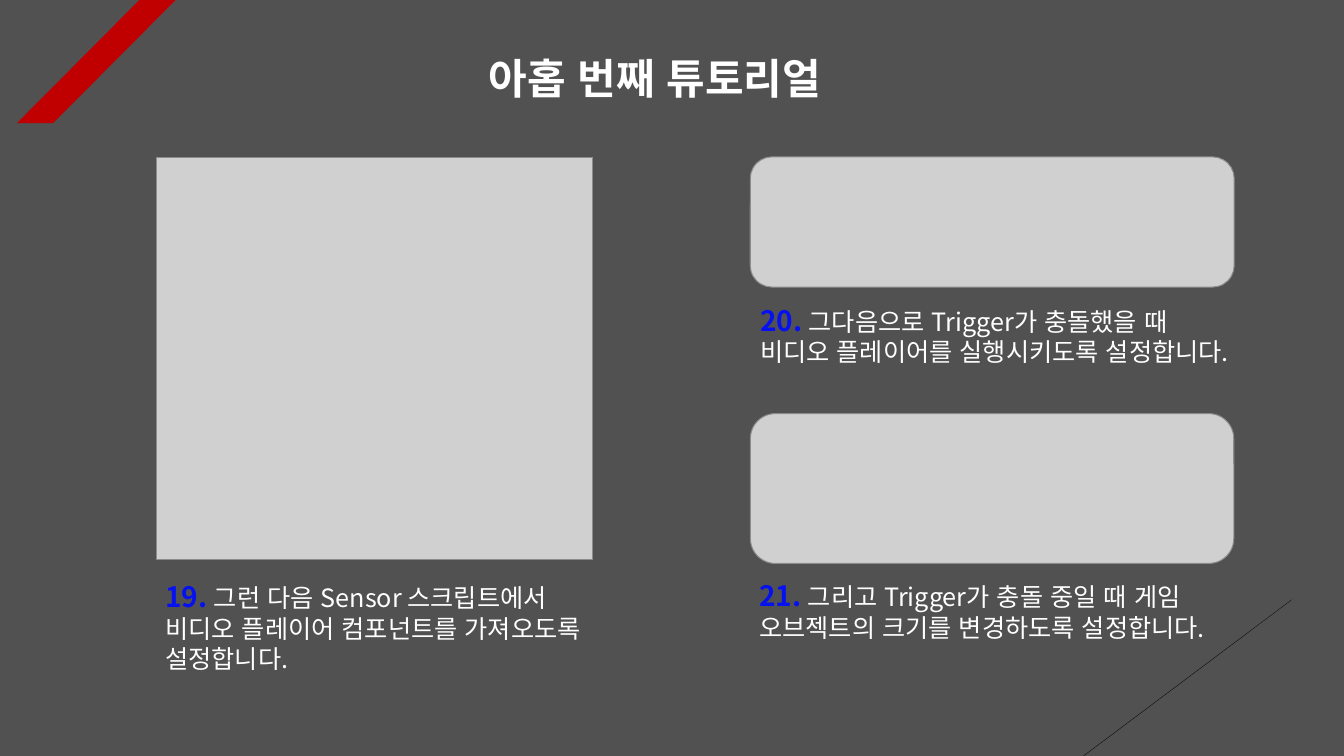
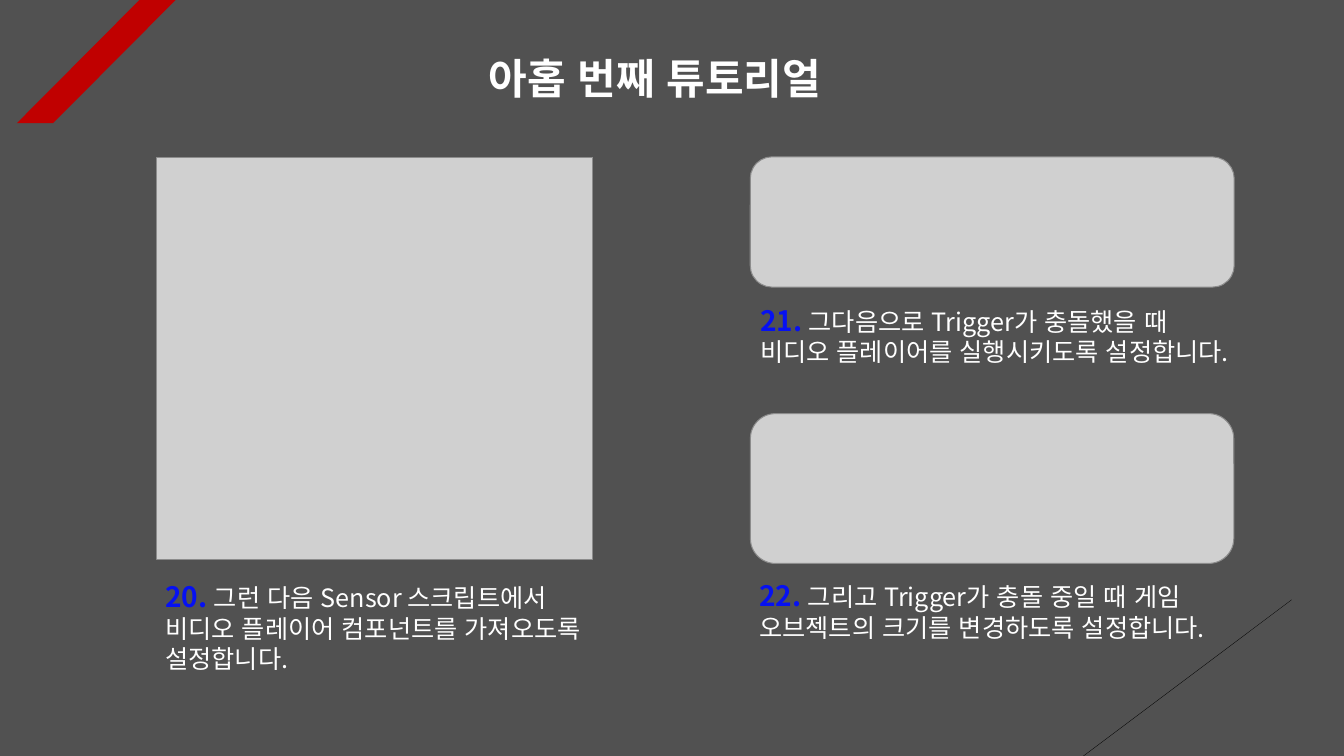
Before and after one commit to Unity2033/3D-UnityEngine, a slide deck: slide 9 of Assets/Class/Collision/PPT Data/Collision Example.pptx. Drawn at 1344x756 pixels with LibreOffice and Linux fonts; fonts in the diff are those of the drawing; grey boxes stand for pictures. Boxes give left, top, right and bottom in pixels: in the first picture for what was removed or moved away, otherwise in the second. Text is boxed around its words. In the diff, an @@ line names an element or a change of style, - is before the commit and + after.

```diff
--- a/Assets/Class/Collision/PPT Data/Collision Example.pptx
+++ b/Assets/Class/Collision/PPT Data/Collision Example.pptx
@@ text at [760, 310, 1229, 363]: text changed @@
-20. 그다음으로 Trigger가 충돌했을 때 비디오 플레이어를 실행시키도록 설정합니다.
+21. 그다음으로 Trigger가 충돌했을 때 비디오 플레이어를 실행시키도록 설정합니다.
@@ text at [165, 586, 581, 670]: text changed @@
-19. 그런 다음 Sensor 스크립트에서 비디오 플레이어 컴포넌트를 가져오도록 설정합니다.
+20. 그런 다음 Sensor 스크립트에서 비디오 플레이어 컴포넌트를 가져오도록 설정합니다.
@@ text at [759, 585, 1205, 639]: text changed @@
-21. 그리고 Trigger가 충돌 중일 때 게임 오브젝트의 크기를 변경하도록 설정합니다.
+22. 그리고 Trigger가 충돌 중일 때 게임 오브젝트의 크기를 변경하도록 설정합니다.
```
Also in this commit, not shown: 11 other slides changed, 21 other files.
